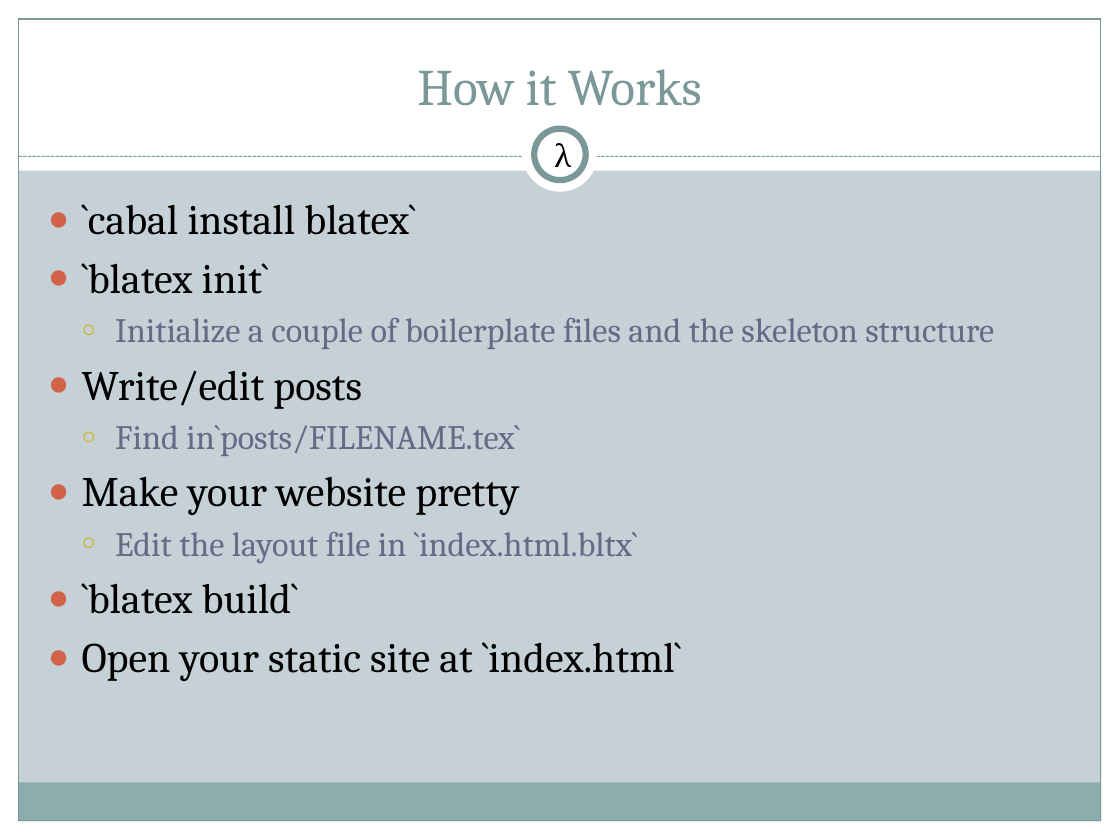
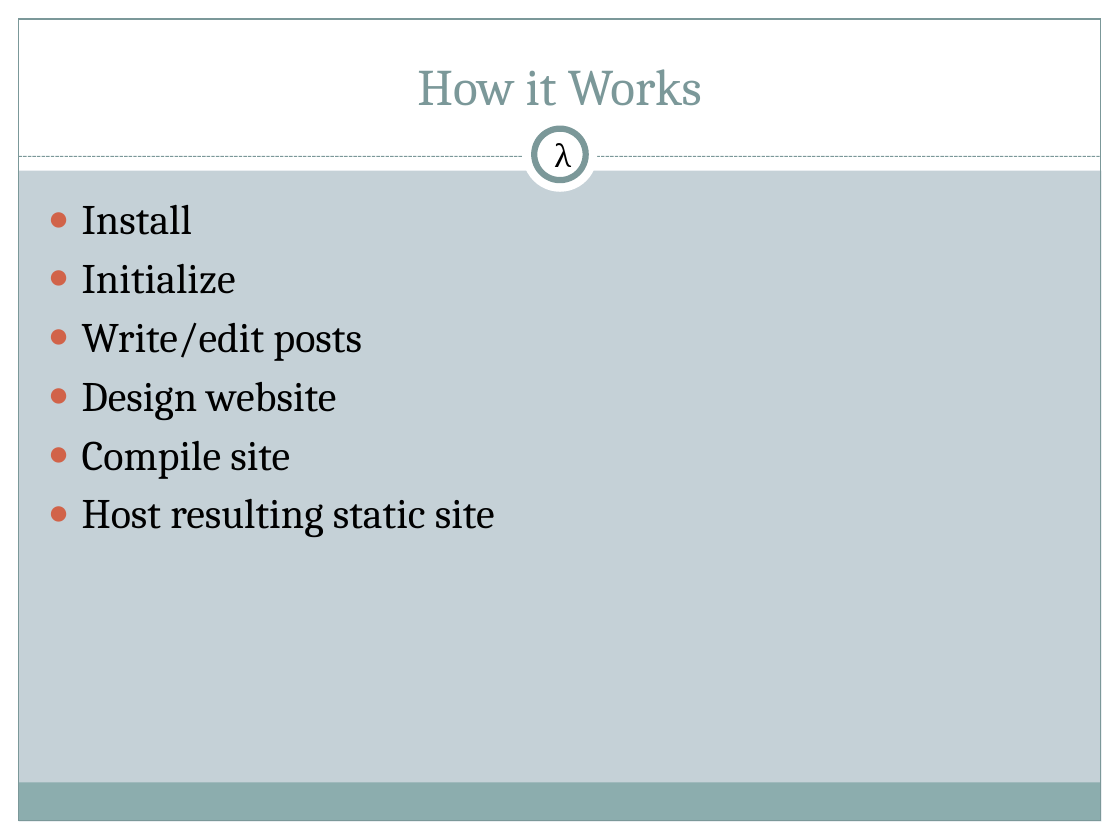
Before and after one commit to 2016rshah/Meta-BlaTeX, a slide deck: slide 4 of Presentations/Final_Presentation.pptx (slide 7 before the commit). Drawn at 1120x840 pixels with LibreOffice and Linux fonts; fonts in the diff are those of the drawing. Boxes give left, top, right and bottom in pixels: in the first picture for what was removed or moved away, otherwise in the second. Text is boxed around its words. In the diff, an @@ line names an element or a change of style, - is before the commit and + after.

```diff
--- a/Presentations/Final_Presentation.pptx
+++ b/Presentations/Final_Presentation.pptx
@@ text at (82, 205, 236, 294): text changed; size 22 to 27 pt; text colour #646B86 to #000000 @@
-● `cabal install blatex`
-● `blatex init`
-  ○ Initialize a couple of boilerplate files and the skeleton structure
+● Install
+● Initialize
@@ text at (82, 382, 495, 537): text changed @@
-  ○ Find in`posts/FILENAME.tex`
-● Make your website pretty
-  ○ Edit the layout file in `index.html.bltx`
-● `blatex build`
-● Open your static site at `index.html`
+● Design website
+● Compile site
+● Host resulting static site
```
Also in this commit, not shown: 3 other slides changed, 2 slides added, 4 slides removed.
